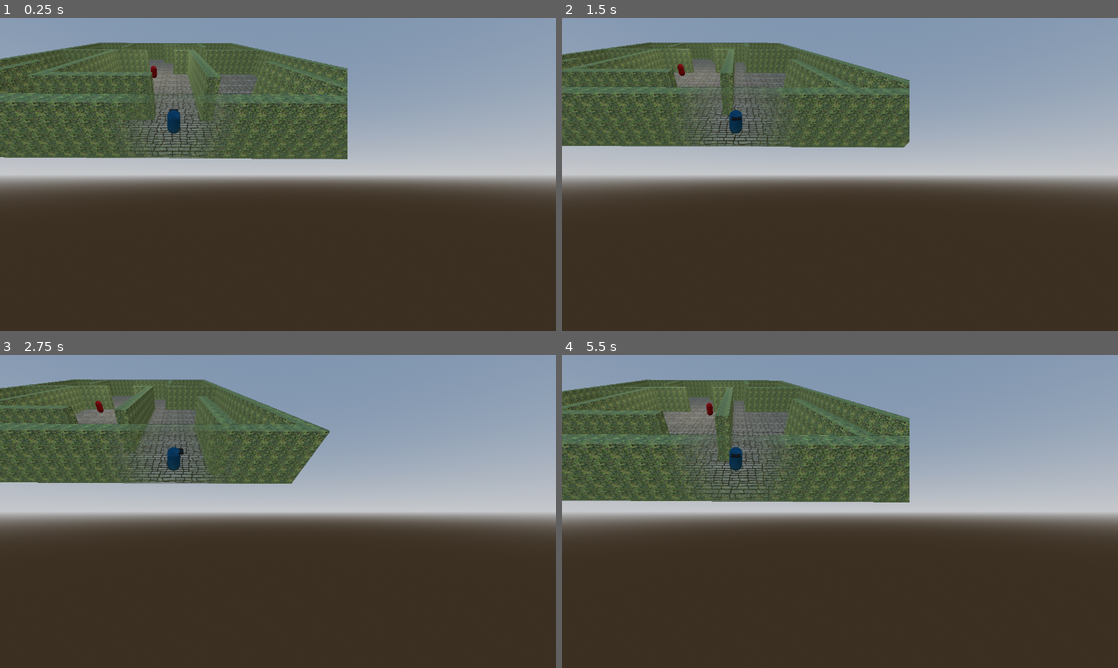
Above: before the commit, frames 1-4 (two rows, left to right).
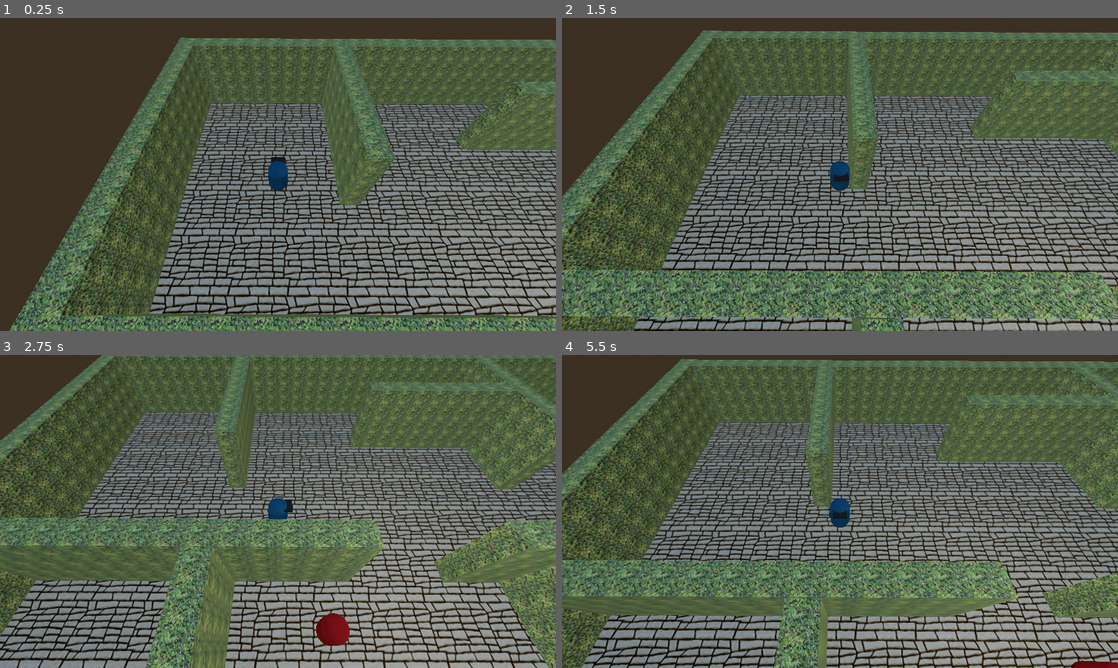
Above: after the commit, the same moments.

Repository: chumofchums/Abberation
Game: Godot game, scene res://world.tscn
Two runs of this game, one before a commit and one after it. Both use one fixed random seed, a clock stepped at 60 frames per second and the inputs below.
Inputs:
- Up to frame 1 (0.25 s): no input
- Up to frame 2 (1.5 s): hold D (right) 0.53-1.28 s; hold S (down) from 1.28 s (still down)
- Up to frame 3 (2.75 s): release S (down) at 2.03 s; hold D (right) from 2.03 s (still down)
- Up to frame 4 (5.5 s): release D (right) at 2.78 s; hold W (up) 2.78-3.53 s; hold A (left) 3.53-5.03 s; hold S (down) from 5.03 s (still down)

The runs differ from the first frame. In frame 1, 83% of the frame differs, in the area x 0-100%, y 0-100%; in frame 2, 86%; in frame 3, 87%; in frame 4, 85%.

Commit message:
adjust camera, remove auto_hider from walls

Diff:
--- a/auto_hider.gd
+++ b/auto_hider.gd
@@ -3,7 +3,7 @@
 var layer = 0
 
 func _process(delta: float) -> void:
-	if Globals.Player.position.z > position.z - self.size.z / 2:
+	if Globals.Player.position.z > position.z: #- self.size.z / 2:
 		set_to_background()
 	else:
 		set_to_foreground()
--- /dev/null
+++ b/depth_sorter.gd
@@ -0,0 +1,23 @@
+extends MeshInstance3D
+
+var distance_threshold = 5.0
+
+func _process(delta):
+	# Calculate the distance between the object and the player
+	var distance = self.global_transform.origin.distance_to(Globals.Player.global_transform.origin)
+
+	# Compare the distance to a threshold
+	if distance > distance_threshold:
+		# Move the object to the background
+		set_to_background()
+	else:
+		# Move the object to the foreground
+		set_to_foreground()
+
+func set_to_foreground():
+	# Change the rendering layer to foreground
+	set_layer_mask_value(2, true)
+
+func set_to_background():
+	# Change the rendering layer to background
+	set_layer_mask_value(1, true)
--- a/guard.tscn
+++ b/guard.tscn
@@ -13,6 +13,21 @@
 
 [sub_resource type="ConvexPolygonShape3D" id="ConvexPolygonShape3D_55fub"]
 points = PackedVector3Array(-0.125207, -0.532801, -0.480507, 0.0227831, 0.47607, 0.498884, 0.169713, 0.559144, 0.464172 …(924 unchanged characters)…
+
+[sub_resource type="Animation" id="Animation_ps450"]
+length = 0.001
+tracks/0/type = "value"
+tracks/0/imported = false
+tracks/0/enabled = true
+tracks/0/path = NodePath("ExclamationPoint:scale")
+tracks/0/interp = 1
+tracks/0/loop_wrap = true
+tracks/0/keys = {
+"times": PackedFloat32Array(0),
+"transitions": PackedFloat32Array(1),
+"update": 0,
+"values": [Vector3(0, 0, 0)]
+}
 
 [sub_resource type="Animation" id="Animation_t10s3"]
 resource_name = "player_spotted"
@@ -42,26 +57,14 @@
 "values": [Vector3(0, 2, 0), Vector3(0, 2, 0)]
 }
 
-[sub_resource type="Animation" id="Animation_ps450"]
-length = 0.001
-tracks/0/type = "value"
-tracks/0/imported = false
-tracks/0/enabled = true
-tracks/0/path = NodePath("ExclamationPoint:scale")
-tracks/0/interp = 1
-tracks/0/loop_wrap = true
-tracks/0/keys = {
-"times": PackedFloat32Array(0),
-"transitions": PackedFloat32Array(1),
-"update": 0,
-"values": [Vector3(0, 0, 0)]
-}
-
 [sub_resource type="AnimationLibrary" id="AnimationLibrary_8wsic"]
 _data = {
 "RESET": SubResource("Animation_ps450"),
 "player_spotted": SubResource("Animation_t10s3")
 }
+
+[sub_resource type="SphereShape3D" id="SphereShape3D_cv1lw"]
+radius = 2.50293
 
 [node name="Guard" type="CharacterBody3D" node_paths=PackedStringArray("patrol_direction")]
 script = ExtResource("1_t0c1g")
@@ -106,4 +109,9 @@
 [node name="ExclamationPoint" parent="." instance=ExtResource("5_dadhk")]
 transform = Transform3D(0, 0, 0, 0, 0, 0, 0, 0, 0, 0, 2, 0)
 
+[node name="CatchArea" type="Area3D" parent="."]
+
+[node name="CollisionShape3D" type="CollisionShape3D" parent="CatchArea"]
+shape = SubResource("SphereShape3D_cv1lw")
+
 [connection signal="timeout" from="VisionTimer" to="." method="_on_vision_timer_timeout"]
--- a/player/Player.tscn
+++ b/player/Player.tscn
@@ -1,11 +1,15 @@
-[gd_scene load_steps=7 format=3 uid="uid://c7vdlgbnnymss"]
+[gd_scene load_steps=9 format=3 uid="uid://c7vdlgbnnymss"]
 
 [ext_resource type="Script" path="res://player/Player.gd" id="1_6csso"]
+[ext_resource type="Script" path="res://player/RayCastCull.gd" id="2_64vlu"]
 
 [sub_resource type="ConvexPolygonShape3D" id="ConvexPolygonShape3D_l3j72"]
 points = PackedVector3Array(-0.125207, -0.532801, -0.480507, 0.0227831, 0.47607, 0.498884, 0.169713, 0.559144, 0.464172 …(924 unchanged characters)…
 
+[sub_resource type="StandardMaterial3D" id="StandardMaterial3D_1c627"]
+
 [sub_resource type="CapsuleMesh" id="CapsuleMesh_gqp2x"]
+material = SubResource("StandardMaterial3D_1c627")
 
 [sub_resource type="StandardMaterial3D" id="StandardMaterial3D_1sirp"]
 albedo_color = Color(0, 0.301961, 0.427451, 1)
@@ -37,4 +41,10 @@
 surface_material_override/0 = SubResource("StandardMaterial3D_b4a85")
 
 [node name="camera_boom" type="Node3D" parent="."]
-transform = Transform3D(1, 0, 0, 0, 0.830285, 0.557339, 0, -0.557339, 0.830285, 0, 6.82295, 7.80632)
+transform = Transform3D(1, 0, 0, 0, 0.552738, 0.833355, 0, -0.833355, 0.552738, 0, 9.86911, 5.76155)
+
+[node name="Camera3D" type="Camera3D" parent="camera_boom"]
+
+[node name="RayCast3D" type="RayCast3D" parent="camera_boom/Camera3D"]
+target_position = Vector3(0, 0, -10)
+script = ExtResource("2_64vlu")
--- /dev/null
+++ b/player/RayCastCull.gd
@@ -0,0 +1,18 @@
+extends RayCast3D
+
+var raycast: RayCast3D
+
+func _ready() -> void:
+	raycast = self
+
+func _process(delta: float) -> void:
+	if raycast.is_colliding():
+		set_to_background()
+	else:
+		set_to_foreground()
+
+func set_to_background():
+	pass
+
+func set_to_foreground():
+	pass
--- a/player/camera_rig.tscn
+++ b/player/camera_rig.tscn
@@ -1,12 +1,13 @@
-[gd_scene load_steps=4 format=3 uid="uid://ds40wxfs84avs"]
+[gd_scene load_steps=5 format=3 uid="uid://ds40wxfs84avs"]
 
 [ext_resource type="Script" path="res://player/camera_rig.gd" id="1_d3d3w"]
 [ext_resource type="Shader" path="res://player/fg_viewport_1.gdshader" id="2_m5sjt"]
+[ext_resource type="Script" path="res://player/RayCastCull.gd" id="3_7qgq4"]
 
 [sub_resource type="ShaderMaterial" id="ShaderMaterial_ypdt7"]
 shader = ExtResource("2_m5sjt")
-shader_parameter/MULTIPLIER = 0.64
-shader_parameter/SCALE = 1.155
+shader_parameter/MULTIPLIER = 0.28
+shader_parameter/SCALE = 0.285
 shader_parameter/SOFTNESS = 0.2
 shader_parameter/BASE_OPACITY = 1.0
 
@@ -24,7 +25,6 @@
 grow_vertical = 2
 
 [node name="background_viewport" type="SubViewport" parent="base_cam/background_viewport_container"]
-transparent_bg = true
 handle_input_locally = false
 size = Vector2i(1280, 720)
 render_target_update_mode = 4
@@ -48,3 +48,6 @@
 
 [node name="foreground_cam" type="Camera3D" parent="base_cam/foreground_viewport_container/foreground_viewport"]
 cull_mask = 2
+
+[node name="RayCast3D" type="RayCast3D" parent="."]
+script = ExtResource("3_7qgq4")
--- a/project.godot
+++ b/project.godot
@@ -58,4 +58,5 @@
 
 [layer_names]
 
+3d_render/layer_2="obstacles"
 3d_physics/layer_2="player"
--- /dev/null
+++ b/test_world.tscn
@@ -0,0 +1,25 @@
+[gd_scene load_steps=6 format=3 uid="uid://b5itkm6u0kwiy"]
+
+[ext_resource type="Material" uid="uid://cjjba7srjvvd2" path="res://materials/cobblestones.tres" id="1_masmm"]
+[ext_resource type="Script" path="res://depth_sorter.gd" id="2_4jmvc"]
+[ext_resource type="PackedScene" uid="uid://c7vdlgbnnymss" path="res://player/Player.tscn" id="3_hf3da"]
+[ext_resource type="PackedScene" uid="uid://ds40wxfs84avs" path="res://player/camera_rig.tscn" id="4_h30ov"]
+
+[sub_resource type="BoxMesh" id="BoxMesh_b8joj"]
+
+[node name="testWorld" type="Node3D"]
+
+[node name="CSGBox3D" type="CSGBox3D" parent="."]
+transform = Transform3D(1, 0, 0, 0, 1, 0, 0, 0, 1, 0, -0.5, 0)
+size = Vector3(40, 1, 40)
+material = ExtResource("1_masmm")
+
+[node name="MeshInstance3D" type="MeshInstance3D" parent="."]
+transform = Transform3D(10.0307, 0, 0, 0, 2.00615, 0, 0, 0, 1.00307, -5.11, 1, 0)
+mesh = SubResource("BoxMesh_b8joj")
+script = ExtResource("2_4jmvc")
+
+[node name="Player" parent="." instance=ExtResource("3_hf3da")]
+transform = Transform3D(1, 0, 0, 0, 1, 0, 0, 0, 1, 0, 0, 4.81799)
+
+[node name="CameraRig" parent="." instance=ExtResource("4_h30ov")]
--- a/world.tscn
+++ b/world.tscn
@@ -1,10 +1,8 @@
-[gd_scene load_steps=11 format=3 uid="uid://cmxvgauvx41nb"]
+[gd_scene load_steps=9 format=3 uid="uid://cmxvgauvx41nb"]
 
 [ext_resource type="Material" uid="uid://cjjba7srjvvd2" path="res://materials/cobblestones.tres" id="1_0et4a"]
 [ext_resource type="Material" uid="uid://dpwrvtysthavr" path="res://materials/hedgeWall.tres" id="2_kbh0v"]
-[ext_resource type="Script" path="res://auto_hider.gd" id="3_cvm21"]
 [ext_resource type="PackedScene" uid="uid://c7vdlgbnnymss" path="res://player/Player.tscn" id="3_opcvc"]
-[ext_resource type="PackedScene" uid="uid://ds40wxfs84avs" path="res://player/camera_rig.tscn" id="4_kucr0"]
 [ext_resource type="PackedScene" uid="uid://dn05ucbbktbtv" path="res://guard.tscn" id="6_3dir3"]
 
 [sub_resource type="ProceduralSkyMaterial" id="ProceduralSkyMaterial_757gv"]
@@ -71,40 +69,41 @@
 material_override = ExtResource("2_kbh0v")
 use_collision = true
 size = Vector3(14.9448, 4, 1)
-script = ExtResource("3_cvm21")
 
-[node name="HedgeWall8" type="CSGBox3D" parent="level/NavigationRegion3D"]
+[node name="HedgeWall8" type="CSGBox3D" parent="level/NavigationRegion3D" groups=["vertical_wall"]]
 transform = Transform3D(-4.37114e-08, 0, -1, 0, 1, 0, 1, 0, -4.37114e-08, -12.2952, 2, 11.2333)
 material_override = ExtResource("2_kbh0v")
 use_collision = true
 size = Vector3(9.12915, 4, 1)
 
-[node name="HedgeWall9" type="CSGBox3D" parent="level/NavigationRegion3D"]
+[node name="HedgeWall9" type="CSGBox3D" parent="level/NavigationRegion3D" groups=["vertical_wall"]]
 transform = Transform3D(-4.37114e-08, 0, -1, 0, 1, 0, 1, 0, -4.37114e-08, 13.4606, 2, 11.2333)
 material_override = ExtResource("2_kbh0v")
 use_collision = true
 size = Vector3(9.12915, 4, 1)
 
-[node name="HedgeWall10" type="CSGBox3D" parent="level/NavigationRegion3D"]
-transform = Transform3D(-4.37114e-08, 0, -1, 0, 1, 0, 1, 0, -4.37114e-08, 5.892, 2, 5.06292)
+[node name="HedgeWall10" type="CSGBox3D" parent="level/NavigationRegion3D" groups=["vertical_wall"]]
+transform = Transform3D(-4.37114e-08, 0, -1, 0, 1, 0, 1, 0, -4.37114e-08, 5.892, 2, 5.13574)
 material_override = ExtResource("2_kbh0v")
 use_collision = true
-size = Vector3(15.0491, 4, 1)
+size = Vector3(14.9035, 4, 1)
 
-[node name="HedgeWall11" type="CSGBox3D" parent="level/NavigationRegion3D"]
-transform = Transform3D(-4.37114e-08, 0, -1, 0, 1, 0, 1, 0, -4.37114e-08, -7.58203, 2, 4.88563)
+[node name="HedgeWall11" type="CSGBox3D" parent="level/NavigationRegion3D" groups=["vertical_wall"]]
+transform = Transform3D(-4.37114e-08, 0, -1, 0, 1, 0, 1, 0, -4.37114e-08, -7.58203, 2, 5.06441)
 material_override = ExtResource("2_kbh0v")
 use_collision = true
-size = Vector3(15.0491, 4, 1)
+size = Vector3(14.6915, 4, 1)
 
-[node name="HedgeWall12" type="CSGBox3D" parent="level/NavigationRegion3D"]
+[node name="HedgeWall12" type="CSGBox3D" parent="level/NavigationRegion3D" groups=["vertical_wall"]]
 transform = Transform3D(-4.37114e-08, 0, -1, 0, 1, 0, 1, 0, -4.37114e-08, -7.58203, 2, -12.4545)
+layers = 2
 material_override = ExtResource("2_kbh0v")
 use_collision = true
 size = Vector3(8.7757, 4, 1)
 
-[node name="HedgeWall13" type="CSGBox3D" parent="level/NavigationRegion3D"]
+[node name="HedgeWall13" type="CSGBox3D" parent="level/NavigationRegion3D" groups=["vertical_wall"]]
 transform = Transform3D(-4.37114e-08, 0, -1, 0, 1, 0, 1, 0, -4.37114e-08, 9.17186, 2, -12.4545)
+layers = 2
 material_override = ExtResource("2_kbh0v")
 use_collision = true
 size = Vector3(8.7757, 4, 1)
@@ -115,15 +114,13 @@
 material_override = ExtResource("2_kbh0v")
 use_collision = true
 size = Vector3(8.7757, 4, 1)
-script = ExtResource("3_cvm21")
 
 [node name="HedgeWall15" type="CSGBox3D" parent="level/NavigationRegion3D"]
-transform = Transform3D(-1, 0, 8.74228e-08, 0, 1, 0, -8.74228e-08, 0, -1, -3.23842, 2, 11.9087)
+transform = Transform3D(-1, 0, 8.74228e-08, 0, 1, 0, -8.74228e-08, 0, -1, -2.96057, 2, 11.9087)
 layers = 2
 material_override = ExtResource("2_kbh0v")
 use_collision = true
-size = Vector3(8.7757, 4, 1)
-script = ExtResource("3_cvm21")
+size = Vector3(8.22, 4, 1)
 
 [node name="HedgeWall6" type="CSGBox3D" parent="level/NavigationRegion3D"]
 transform = Transform3D(1, 0, 0, 0, 1, 0, 0, 0, 1, 4.56888, 2, -2.80614)
@@ -131,7 +128,6 @@
 material_override = ExtResource("2_kbh0v")
 use_collision = true
 size = Vector3(3.66895, 4, 1)
-script = ExtResource("3_cvm21")
 
 [node name="HedgeWall7" type="CSGBox3D" parent="level/NavigationRegion3D"]
 transform = Transform3D(1, 0, 0, 0, 1, 0, 0, 0, 1, 13.3525, 2, -2.80614)
@@ -139,7 +135,6 @@
 material_override = ExtResource("2_kbh0v")
 use_collision = true
 size = Vector3(9.58789, 4, 1)
-script = ExtResource("3_cvm21")
 
 [node name="Marker3D" type="Marker3D" parent="level" groups=["Guard"]]
 transform = Transform3D(1, 0, 0, 0, 1, 0, 0, 0, 1, -5.23005, 0, -0.319404)
@@ -154,9 +149,7 @@
 transform = Transform3D(1, 0, 0, 0, 1, 0, 0, 0, 1, -5.6596, 0, 9.72467)
 
 [node name="Player" parent="." instance=ExtResource("3_opcvc")]
-transform = Transform3D(0.999987, -0.00290081, 0.00409074, 0.00290949, 0.999994, -0.00211622, -0.00408457, 0.00212809, 0.999989, 2.91976, 0, 14.1055)
-
-[node name="CameraRig" parent="." instance=ExtResource("4_kucr0")]
+transform = Transform3D(0.999987, -0.00290081, 0.00409074, 0.00290949, 0.999994, -0.00211622, -0.00408457, 0.00212809, 0.999989, -11.3712, 0, -9.21601)
 
 [node name="OmniLight3D" type="OmniLight3D" parent="."]
 transform = Transform3D(1, 0, 0, 0, 1, 0, 0, 0, 1, 0, 6.66301, 0)
Not shown: 1 places in guard.tscn that only renumber resources
